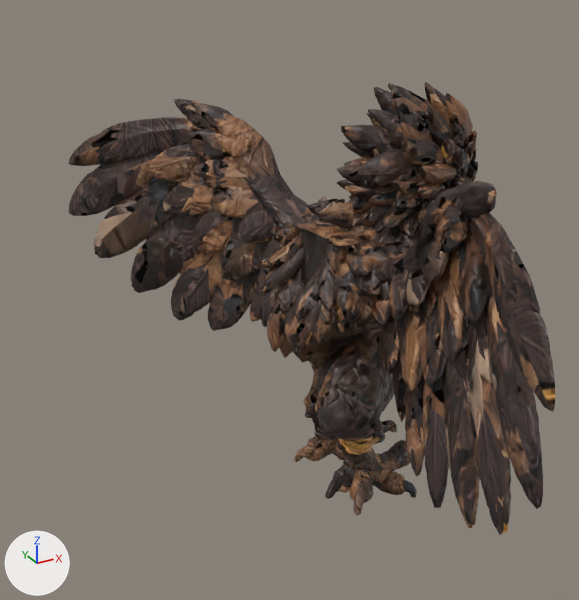
The FBX model art/pipeline-candidates/ASSET-HARPY-001/20260929-h2-bake/export/SK_Harpy_H2.fbx, before and after one commit.
Camera for both pictures: a 50 mm lens placed at (-0.383, -0.565, 0.527), pointed at (-0.063, 0.018, 0.235). The axes (+X, +Y, +Z) are drawn at lower left. The lights are the same throughout. The picture after the commit comes second. Where no turn or scale is listed for an object, it has been applied to the vertices. Vertices at exactly the same position are counted once.

Objects in the first picture: 'SK_Harpy_Body'.
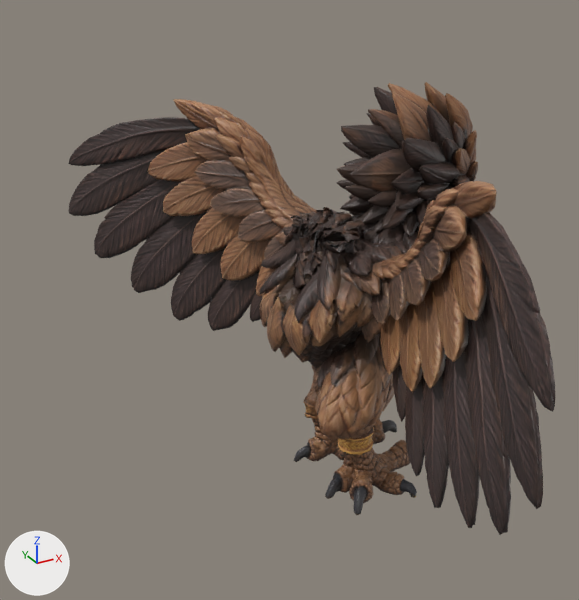
Changed parts and their boxes [x1, y1, x2, y2] in the pictures (579 x 600 px):
part 1 of me_harpy_body_001, rebuilt
    before: [308, 199, 338, 227]
    after: [296, 207, 334, 241]
part 2 of me_harpy_body_001, deleted (mostly hidden)
    before: [318, 197, 367, 243]
part 3 of me_harpy_body_001, built on
    before: [292, 199, 361, 283]
    after: [291, 212, 404, 290]
part 4 of me_harpy_body_001, surface changed
    both: [68, 82, 555, 535]

The change, as a list of edits to the scene's bpy script:
```text
Change me_harpy_body_001:
    used by ob_sk_harpy_body; location = (0.0, 0.0, 0.0)
    remove me_harpy_body_001.from_pydata(...)  # 14778 vertices, 28401 faces; spans x -0.181..0.119, y -0.323..0.322, z 0.048..0.42
    add me_harpy_body_001.from_pydata(...)  # 15382 vertices, 29511 faces; spans x -0.181..0.119, y -0.323..0.322, z 0.048..0.42
    me_harpy_body_001 part 1: the loose piece of 67 vertices spanning x -0.042..-0.017, y 0.004..0.024, z 0.289..0.325 is rebuilt with 97 vertices and now spans x -0.057..-0.013, y 0.003..0.033, z 0.29..0.316
    me_harpy_body_001 part 2: 17 loose pieces with 442 vertices, spanning x -0.042..-0.016, y -0.037..0.035, z 0.26..0.321, are deleted
    me_harpy_body_001 part 3: 19 vertices moved within x -0.05..0.004, y -0.028..0.052, z 0.21..0.303; 504 vertices removed from x -0.055..-0.01, y -0.037..0.036, z 0.26..0.328; 1502 vertices added at x -0.085..0.11, y -0.083..0.089, z 0.093..0.412
    me_harpy_body_001 part 4: 23763 kept faces spanning x -0.181..0.119, y -0.323..0.322, z 0.048..0.42 get new texture (UV) coordinates
    other edits to the shape of me_harpy_body_001 do not show in these pictures
```
